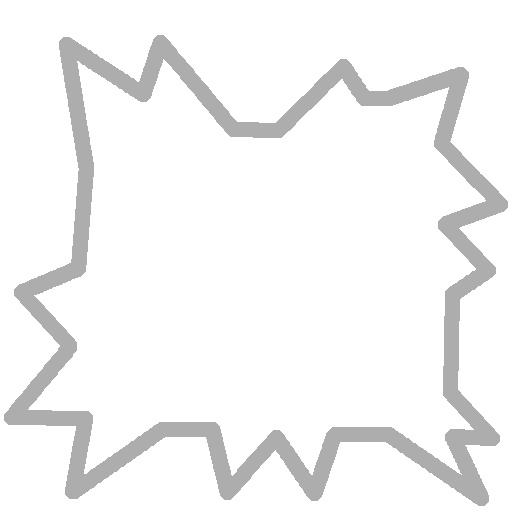
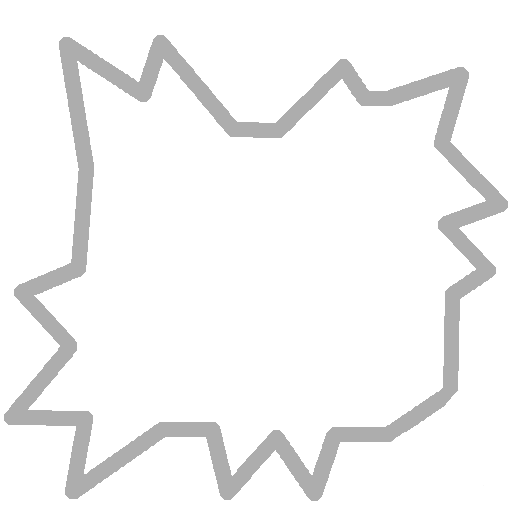
Layer changes from the first 512px x 512px image to the second:
painted on "Layer" over (386, 388, 500, 506)
painted on "WeaknessDraft.png" over (386, 388, 486, 497)
